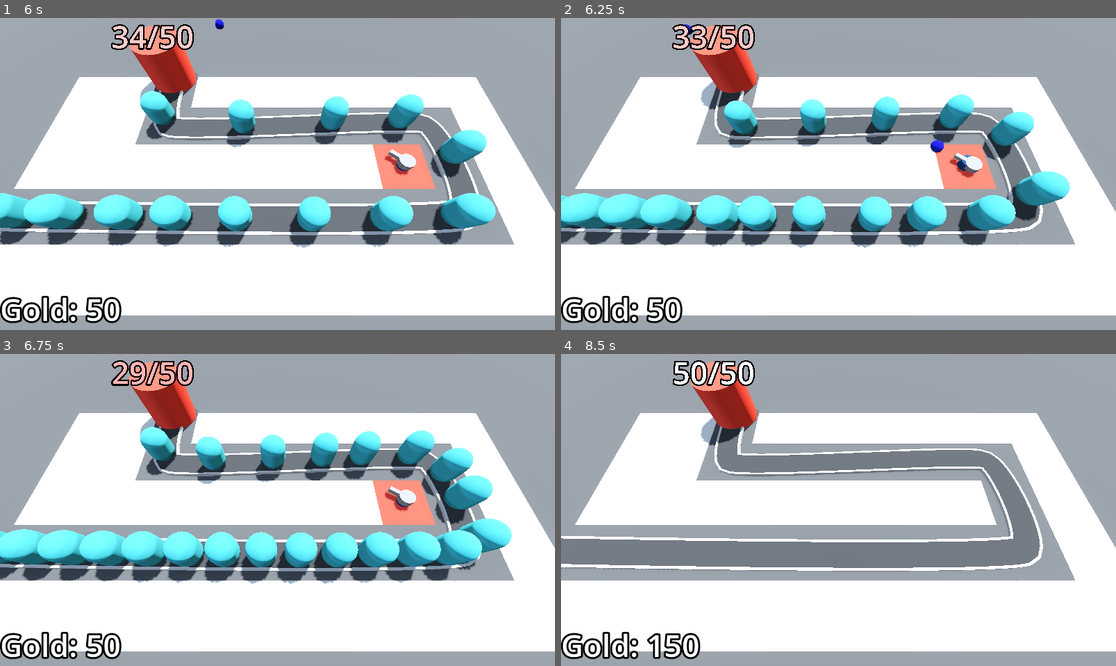
Above: before the commit, frames 1-4 (two rows, left to right).
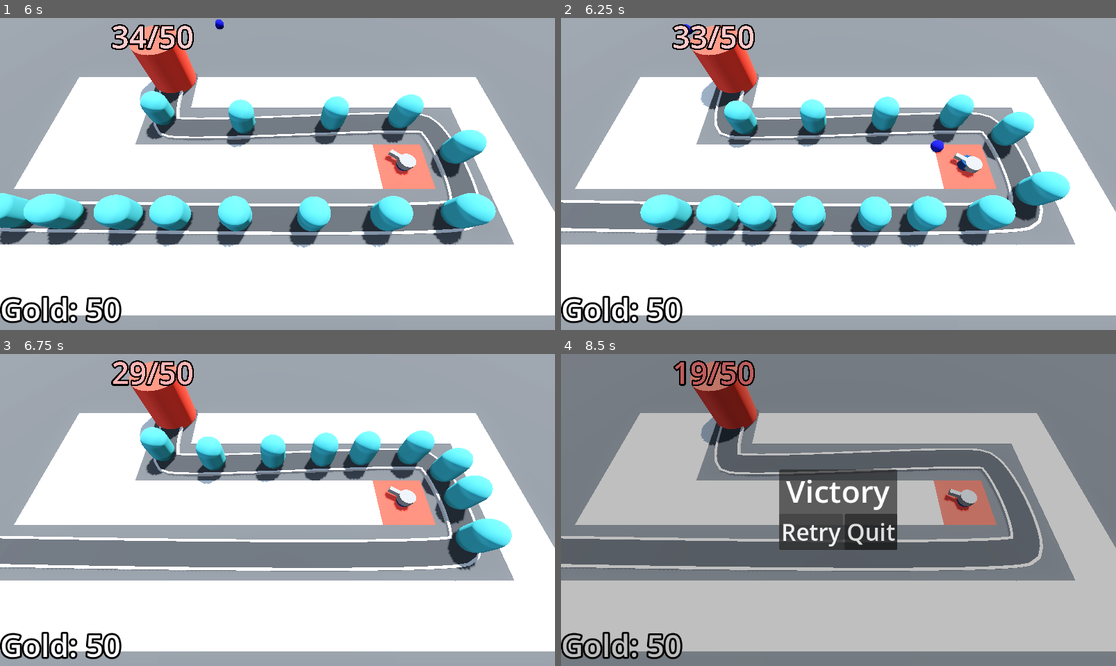
Above: after the commit, the same moments.

Repository: roomno17/Barbarian-Blaster
Game: Godot game, scene res://base_level.tscn
Same seed, same stepped clock (60 frames per second), same inputs: the game is played once before the commit and once after it.
Inputs (mouse positions are in pixels of both pictures, inside the frame that each line leads up to):
- Up to frame 1 (6 s): move the mouse to (399, 158) at 0.52 s; click (399, 158) at 0.6 s; move the mouse to (166, 189) at 1.27 s; click (166, 189) at 1.35 s; move the mouse to (333, 105) at 2.02 s; click (333, 105) at 2.1 s; move the mouse to (249, 236) at 2.77 s; click (249, 236) at 2.85 s; move the mouse to (444, 220) at 3.52 s; click (444, 220) at 3.6 s; move the mouse to (111, 127) at 4.27 s; click (111, 127) at 4.35 s; move the mouse to (305, 174) at 5.02 s; click (305, 174) at 5.1 s; move the mouse to (194, 96) at 5.77 s; click (194, 96) at 5.85 s
- Up to frame 2 (6.25 s): no input
- Up to frame 3 (6.75 s): move the mouse to (399, 494) at 6.52 s; click (399, 494) at 6.6 s
- Up to frame 4 (8.5 s): move the mouse to (727, 525) at 7.27 s; click (727, 525) at 7.35 s; click (810, 531) at 8 s, where only the run after the commit has a clickable "Retry"

Frame 1 is identical in both runs. In frame 2, 2.2% of the frame differs, in the area x 0-17%, y 56-73%; in frame 3, 11%; in frame 4, 99%, in the area x 0-100%, y 0-100%.

Commit message:
changed the victory screen

Diff:
--- a/base_level.tscn
+++ b/base_level.tscn
@@ -43,6 +43,10 @@
 font_size = 64
 outline_size = 16
 outline_color = Color(0, 0, 0, 1)
+
+[sub_resource type="LabelSettings" id="LabelSettings_xjg0i"]
+line_spacing = 64.0
+font_size = 64
 
 [node name="BaseLevel" type="Node3D" unique_id=2052885382]
 
@@ -152,5 +156,50 @@
 [node name="Difficulty_Manager" parent="." unique_id=55959099 instance=ExtResource("9_xjg0i")]
 
 [node name="CanvasLayer" type="CanvasLayer" parent="." unique_id=708781460]
+visible = false
+
+[node name="ColorRect" type="ColorRect" parent="CanvasLayer" unique_id=1255685276]
+offset_right = 1164.0
+offset_bottom = 657.0
+color = Color(0, 0, 0, 0.2509804)
+
+[node name="CenterContainer" type="CenterContainer" parent="CanvasLayer" unique_id=934223535]
+anchors_preset = 8
+anchor_left = 0.5
+anchor_top = 0.5
+anchor_right = 0.5
+anchor_bottom = 0.5
+offset_left = -175.0
+offset_top = -200.0
+offset_right = 175.0
+offset_bottom = 200.0
+grow_horizontal = 2
+grow_vertical = 2
+
+[node name="PanelContainer" type="PanelContainer" parent="CanvasLayer/CenterContainer" unique_id=123602961]
+layout_mode = 2
+
+[node name="VBoxContainer" type="VBoxContainer" parent="CanvasLayer/CenterContainer/PanelContainer" unique_id=1020240941]
+layout_mode = 2
+
+[node name="Label" type="Label" parent="CanvasLayer/CenterContainer/PanelContainer/VBoxContainer" unique_id=1197993843]
+layout_mode = 2
+text = "Victory"
+label_settings = SubResource("LabelSettings_xjg0i")
+horizontal_alignment = 1
+
+[node name="HBoxContainer" type="HBoxContainer" parent="CanvasLayer/CenterContainer/PanelContainer/VBoxContainer" unique_id=740580639]
+layout_mode = 2
+
+[node name="retry" type="Button" parent="CanvasLayer/CenterContainer/PanelContainer/VBoxContainer/HBoxContainer" unique_id=602585022]
+layout_mode = 2
+theme_override_font_sizes/font_size = 48
+text = "Retry"
+
+[node name="quit" type="Button" parent="CanvasLayer/CenterContainer/PanelContainer/VBoxContainer/HBoxContainer" unique_id=2016366765]
+layout_mode = 2
+theme_override_font_sizes/font_size = 48
+text = "Quit"
 
 [connection signal="timeout" from="Path3D/Timer" to="Path3D" method="_on_timer_timeout"]
+[connection signal="stop_spawning_enemies" from="Difficulty_Manager" to="Path3D" method="_on_difficulty_manager_stop_spawning_enemies"]
--- a/difficulty_manager.tscn
+++ b/difficulty_manager.tscn
@@ -2,26 +2,33 @@
 
 [sub_resource type="GDScript" id="GDScript_4wcil"]
 script/source = "extends Node
-@onready var timer: Timer = $Timer
+
+@export var game_length := 30.0
 @export var spawn_time_curve : Curve
 @export var enemy_health_curve : Curve
-@export var game_length :=30
-signal stop_spawning
+@onready var timer: Timer = $Timer
+
+signal stop_spawning_enemies
+
 func _ready() -> void:
 	timer.start(game_length)
+	Engine.time_scale = 5
+
 func _process(delta: float) -> void:
 	pass
+
 func game_progress_ratio() -> float:
-	return 1.0-(timer.time_left/game_length)
+	return 1.0 - (timer.time_left / game_length)
 
-func get_spawn_time()->float:
+func get_spawn_time() -> float:
 	return spawn_time_curve.sample(game_progress_ratio())
-func get_enemy_health()->float:
+
+func get_enemy_health() -> float:
 	return enemy_health_curve.sample(game_progress_ratio())
 
 
 func _on_timer_timeout() -> void:
-	stop_spawning.emit()
+	stop_spawning_enemies.emit()
 "
 
 [sub_resource type="Curve" id="Curve_4wcil"]
--- a/path_3d.gd
+++ b/path_3d.gd
@@ -1,17 +1,27 @@
 extends Path3D
-@export var enemy_scene: PackedScene
+@onready var timer: Timer = $Timer
+@onready var victory_layer: CanvasLayer = $"../CanvasLayer"
+
+@export var enemy_scene : PackedScene
 @export var difficulty_manager : Node
-@onready var timer: Timer = $Timer
+func spawn_enemy() -> void:
+	var new_enemy = enemy_scene.instantiate()
+	new_enemy.max_health = difficulty_manager.get_enemy_health()
+	add_child(new_enemy)
+	new_enemy.tree_exited.connect(enemy_defeated)
+	timer.wait_time = difficulty_manager.get_spawn_time()
 
-func spawn_enemy():
-	var enemyinst = enemy_scene.instantiate()
-	add_child(enemyinst)
-	enemyinst.max_health = difficulty_manager.get_enemy_health()
-	timer.wait_time = difficulty_manager.get_spawn_time()
-	print(timer.wait_time)
-	print(difficulty_manager.get_spawn_time())
-
+func enemy_defeated() -> void:
+	if timer.is_stopped():
+		for child in get_children():
+			if child is Enemy:
+				return
+		victory_layer.visible = true
 
 
 func _on_timer_timeout() -> void:
 	spawn_enemy()
+
+
+func _on_difficulty_manager_stop_spawning_enemies() -> void:
+	timer.stop()
--- /dev/null
+++ b/victory_layer.tscn
@@ -0,0 +1,56 @@
+[gd_scene format=3 uid="uid://fnpxq8jjvovk"]
+
+[sub_resource type="GDScript" id="GDScript_j5vpr"]
+script/source = "extends CanvasLayer
+"
+
+[sub_resource type="LabelSettings" id="LabelSettings_xjg0i"]
+line_spacing = 64.0
+font_size = 64
+
+[node name="CanvasLayer" type="CanvasLayer" unique_id=1363359147]
+visible = false
+script = SubResource("GDScript_j5vpr")
+
+[node name="ColorRect" type="ColorRect" parent="." unique_id=420288101]
+offset_right = 1164.0
+offset_bottom = 657.0
+color = Color(0, 0, 0, 0.2509804)
+
+[node name="CenterContainer" type="CenterContainer" parent="." unique_id=1047458534]
+anchors_preset = 8
+anchor_left = 0.5
+anchor_top = 0.5
+anchor_right = 0.5
+anchor_bottom = 0.5
+offset_left = -175.0
+offset_top = -200.0
+offset_right = 175.0
+offset_bottom = 200.0
+grow_horizontal = 2
+grow_vertical = 2
+
+[node name="PanelContainer" type="PanelContainer" parent="CenterContainer" unique_id=329207102]
+layout_mode = 2
+
+[node name="VBoxContainer" type="VBoxContainer" parent="CenterContainer/PanelContainer" unique_id=308490396]
+layout_mode = 2
+
+[node name="Label" type="Label" parent="CenterContainer/PanelContainer/VBoxContainer" unique_id=1446631587]
+layout_mode = 2
+text = "Victory"
+label_settings = SubResource("LabelSettings_xjg0i")
+horizontal_alignment = 1
+
+[node name="HBoxContainer" type="HBoxContainer" parent="CenterContainer/PanelContainer/VBoxContainer" unique_id=212783385]
+layout_mode = 2
+
+[node name="retry" type="Button" parent="CenterContainer/PanelContainer/VBoxContainer/HBoxContainer" unique_id=611724158]
+layout_mode = 2
+theme_override_font_sizes/font_size = 48
+text = "Retry"
+
+[node name="quit" type="Button" parent="CenterContainer/PanelContainer/VBoxContainer/HBoxContainer" unique_id=262869119]
+layout_mode = 2
+theme_override_font_sizes/font_size = 48
+text = "Quit"
